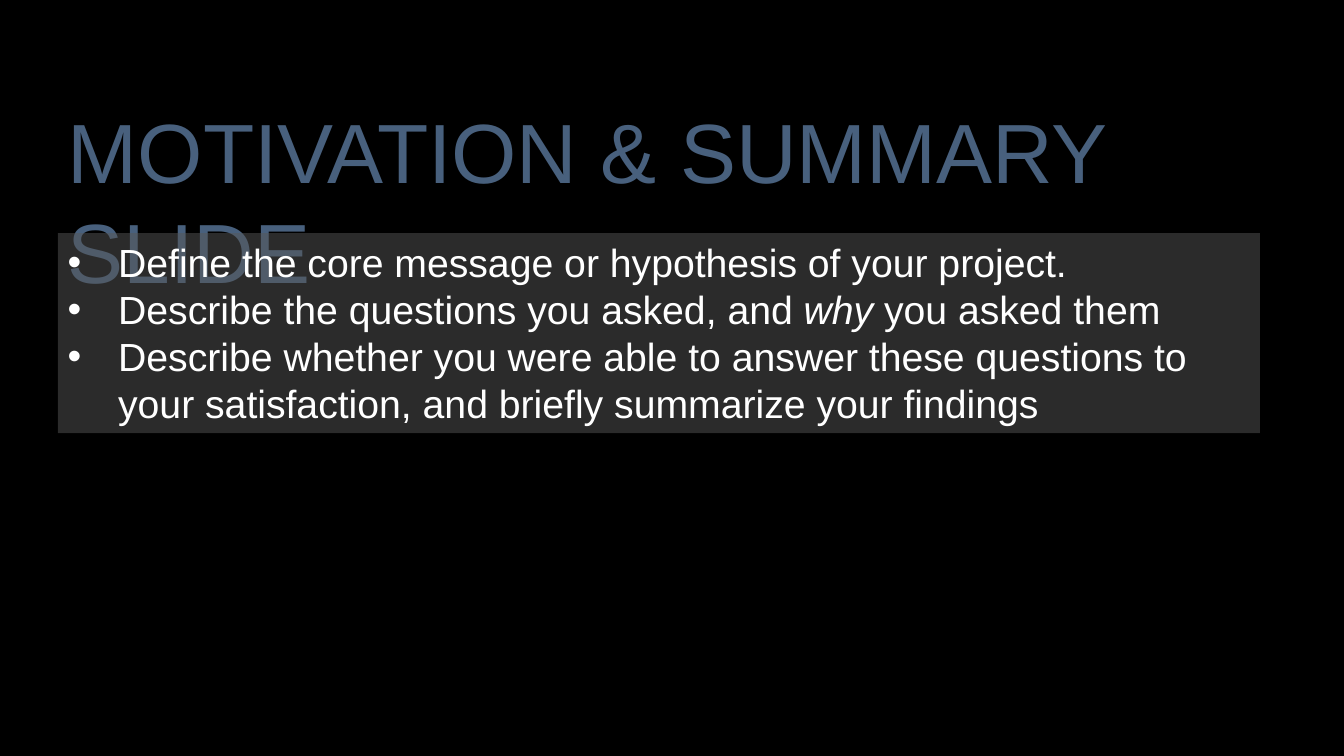
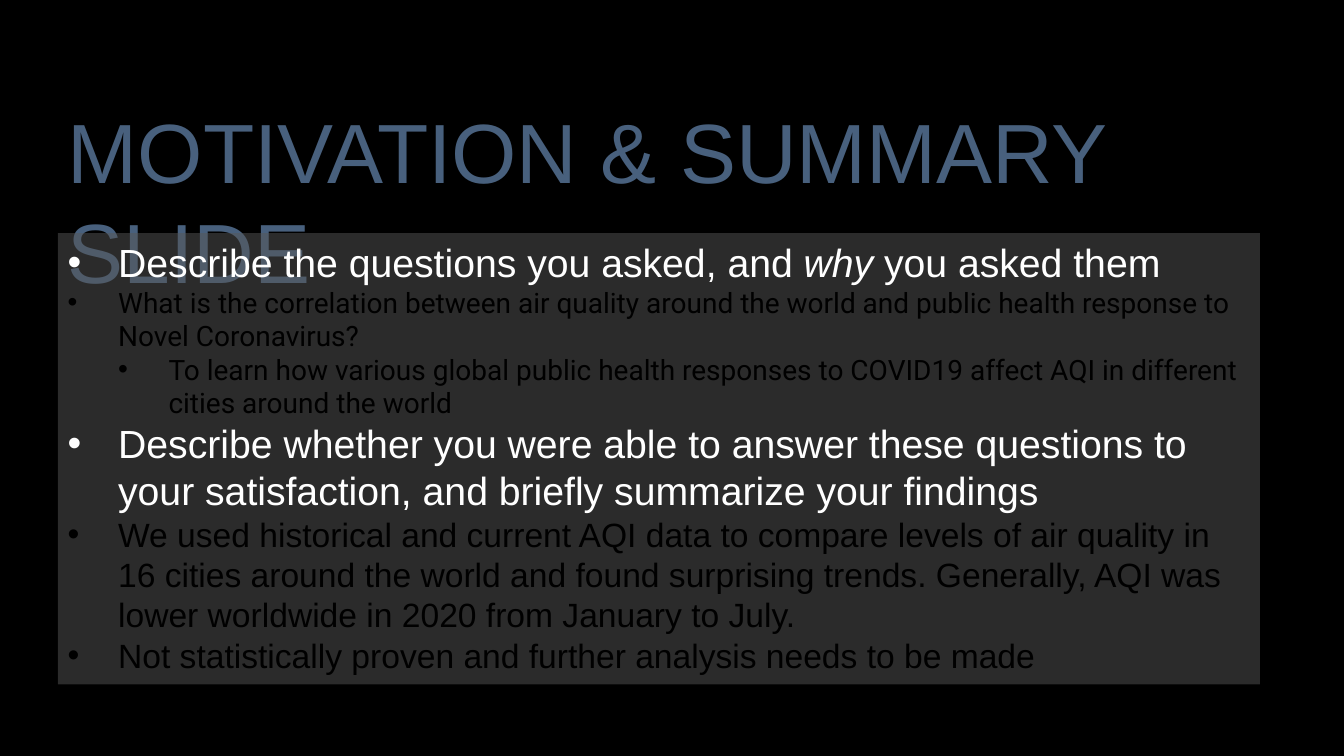
Before and after one commit to rigsbyk/Project-One, a slide deck: slide 4 of Presentation_Slides.pptx. Drawn at 1344x756 pixels with LibreOffice and Linux fonts; fonts in the diff are those of the drawing; background and template pictures are left out. Boxes give left, top, right and bottom in pixels: in the first picture for what was removed or moved away, otherwise in the second. Text is boxed around its words. In the diff, an @@ line names an element or a change of style, - is before the commit and + after.

```diff
--- a/Presentation_Slides.pptx
+++ b/Presentation_Slides.pptx
@@ rectangle "Describe the questions you asked, ..." resized from (x1=57, y1=233, x2=1260, y2=434) to (x1=57, y1=233, x2=1260, y2=685) @@
@@ text in rectangle at (x1=118, y1=246, x2=1066, y2=285): paragraph removed @@
-• Define the core message or hypothesis of your project.
@@ text in rectangle at (x1=118, y1=292, x2=1236, y2=413): paragraphs added @@
+• What is the correlation between air quality around the world and public health response to Novel Coronavirus?
+  • To learn how various global public health responses to COVID19 affect AQI in different cities around the world
@@ text in rectangle at (x1=118, y1=523, x2=1221, y2=675): paragraphs added @@
+• We used historical and current AQI data to compare levels of air quality in 16 cities around the world and found surprising trends. Generally, AQI was lower worldwide in 2020 from January to July.
+• Not statistically proven and further analysis needs to be made
```
Also in this commit, not shown: 4 other slides changed, 2 slides added, 1 slide removed.
